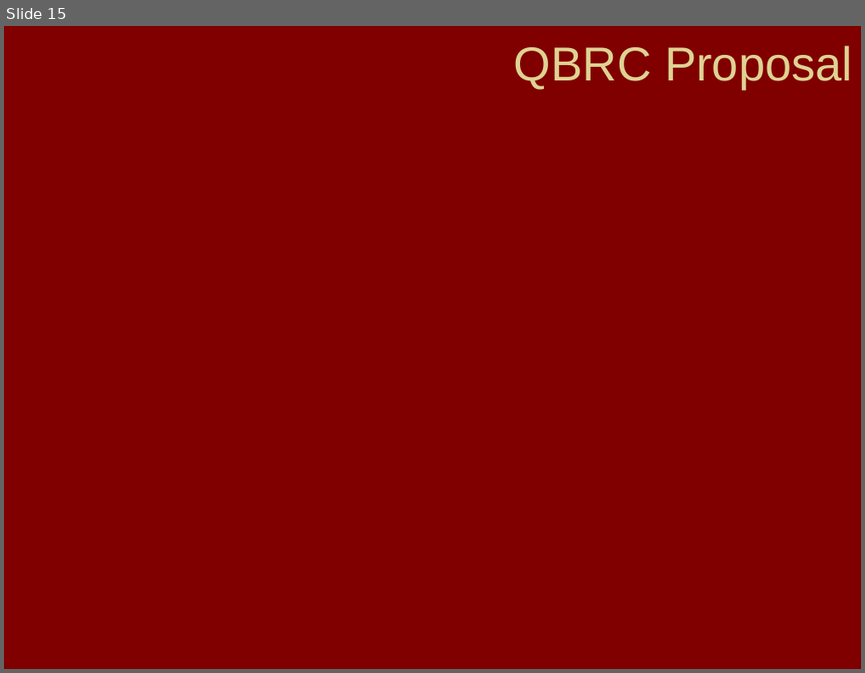
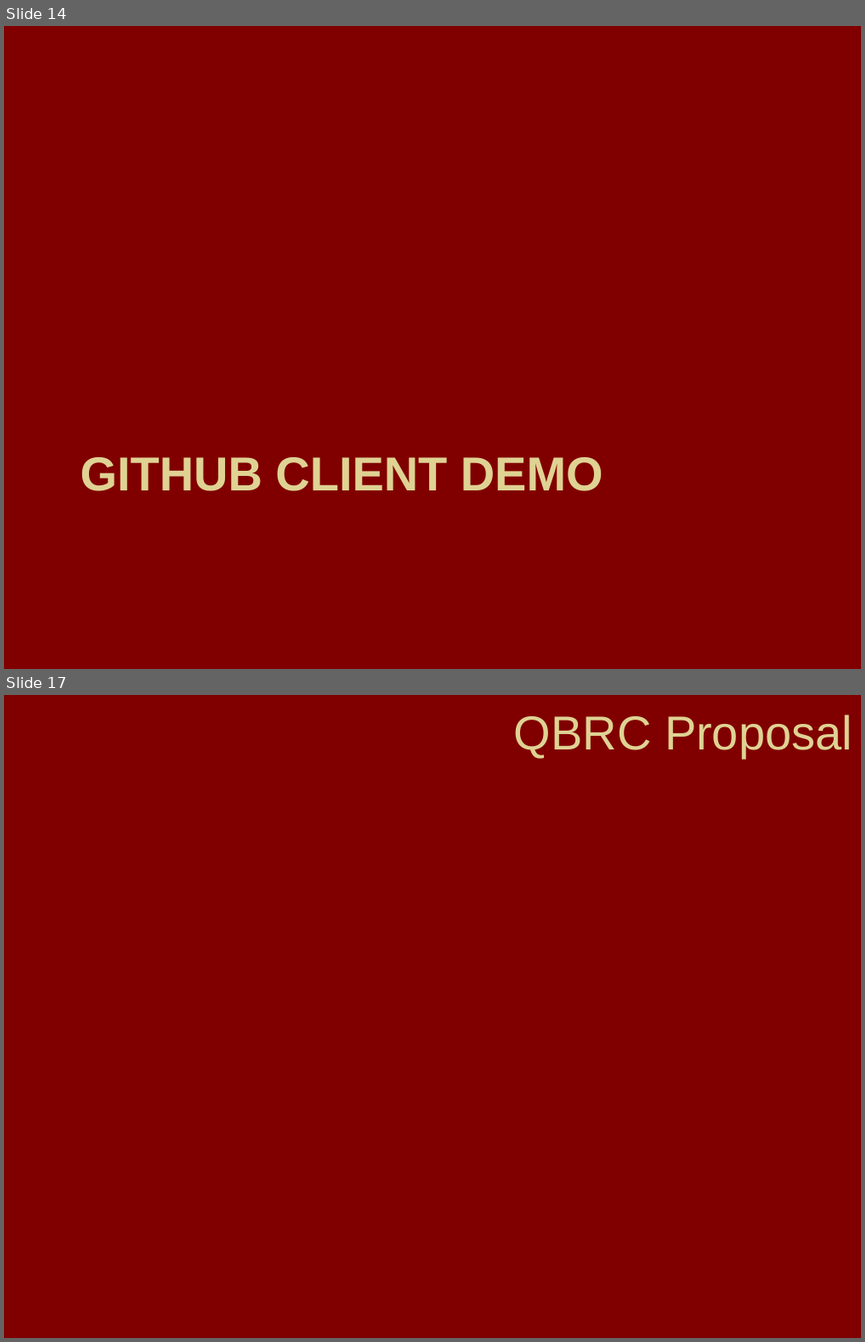
Before and after one commit to QBRC/GithubDemo, a slide deck: Git & Github.pptx. Shown one above the other, each under a label of ours: slide 15 before the commit, slides 14 and 17 after it; the slides between them are not shown. The pictures are 865x673 and 865x1342 pixels, drawn with LibreOffice and Linux fonts; fonts in the diff are those of the drawing; background and template pictures are left out. Boxes give left, top, right and bottom in pixels: in the first picture for what was removed or moved away, otherwise in the second. Text is boxed around its words. In the diff, an @@ line names an element or a change of style, - is before the commit and + after.

```diff
--- a/Git & Github.pptx
+++ b/Git & Github.pptx
@@ slide 14 added at box(4, 26, 861, 669), background picture (left out) @@
@@ title added at box(80, 457, 603, 491), 40 pt, text #DFD293, bold @@
+GITHUB CLIENT DEMO
@@ what was slide 15 is now slide 17 @@
```
Also in this commit, not shown: 4 other slides added, 1 slide removed.
